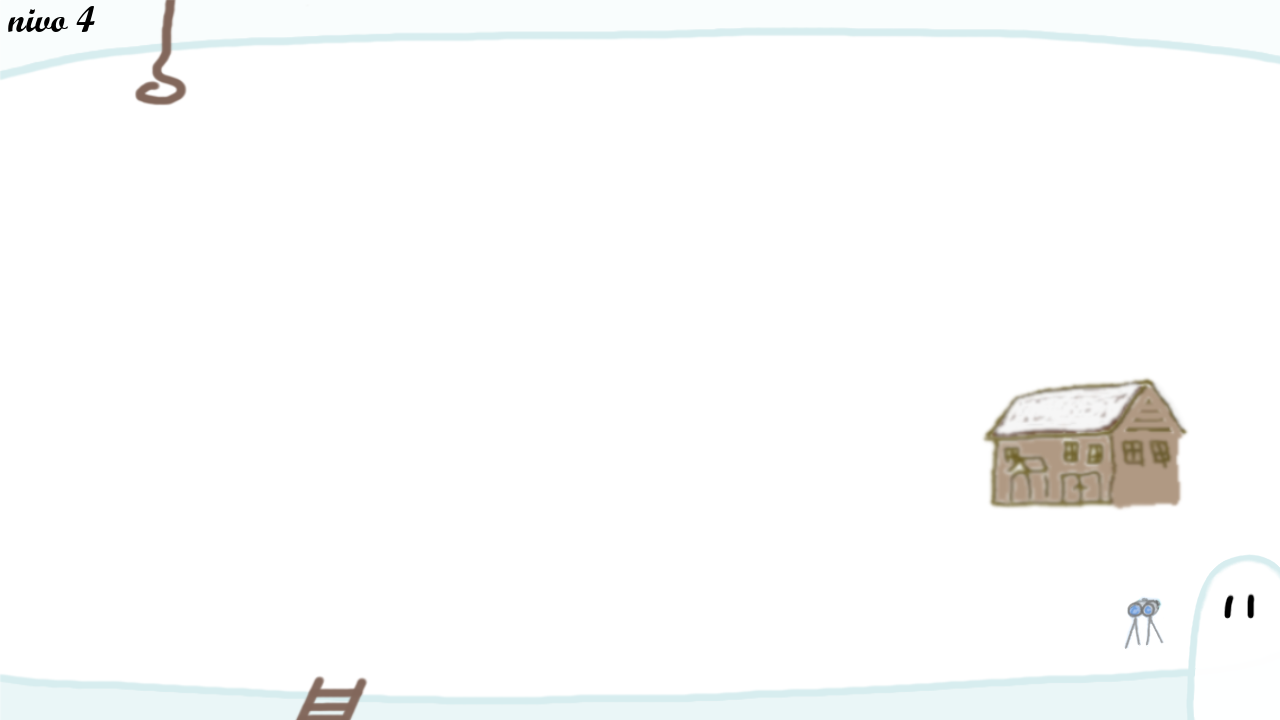
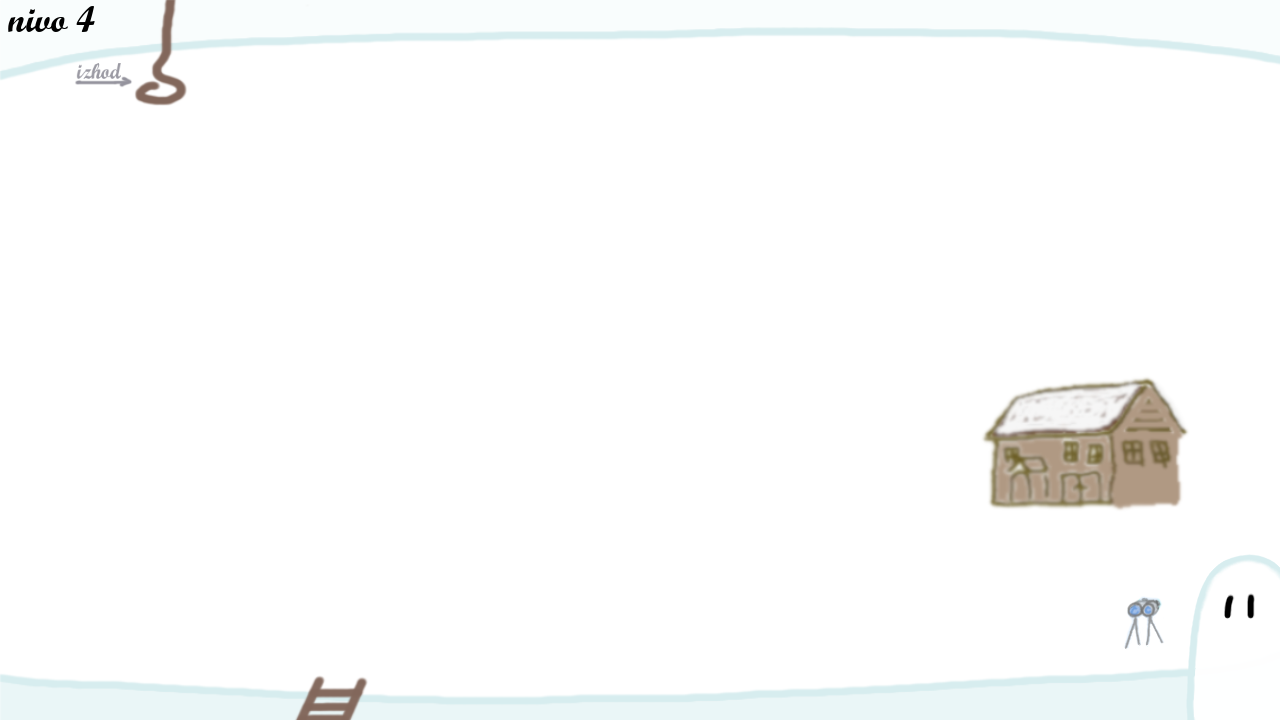
Layers edited between the first and the second (1280, 720) image:
added layer "izhod copy" above "nivo 4" over [75, 63, 133, 88]
